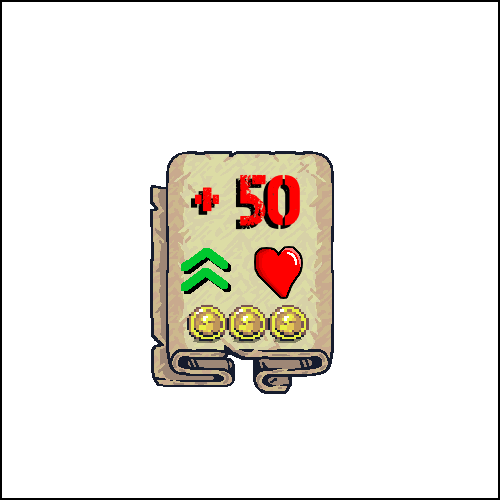
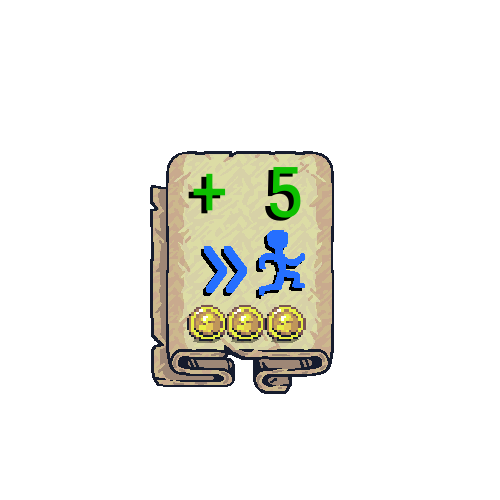
Before/after of a 500x500 layered artwork. What changed in the layer stack:
showed "speed" (1st of 2), moved it above "speed", painted on it over [left=181, top=37, right=500, bottom=485]
renamed "heart" to "speed", moved it above "sword", painted on it over [left=0, top=0, right=500, bottom=500]
removed layer "upgrade" over [left=0, top=0, right=500, bottom=500]
painted on "Coin.png" (1st of 3) over [left=225, top=302, right=500, bottom=430]
painted on "Coin.png" (2nd of 3) over [left=225, top=302, right=500, bottom=430]
painted on "Coin.png" (3rd of 3) over [left=225, top=302, right=500, bottom=430]
painted on "Banner.png" over [left=64, top=0, right=384, bottom=500]
